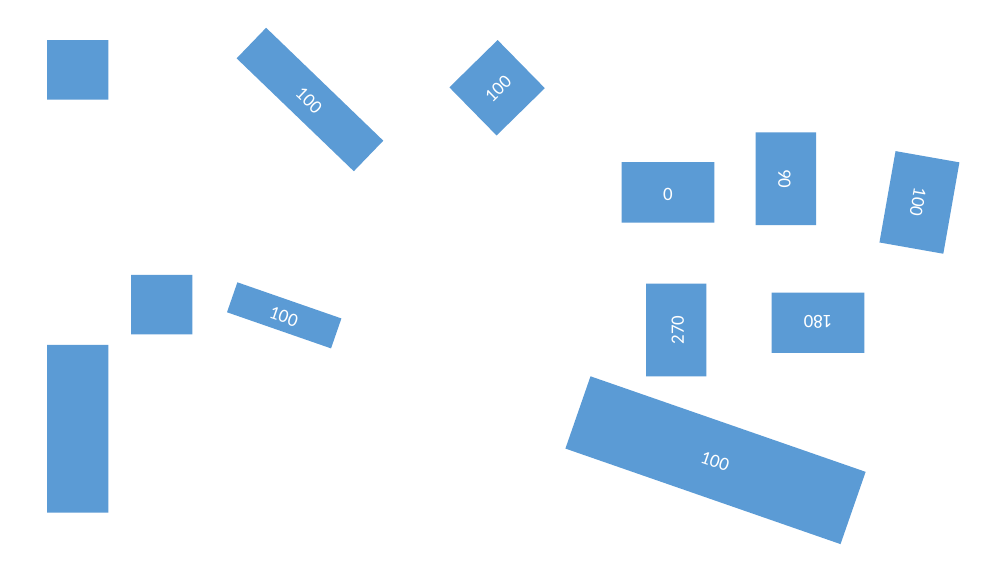
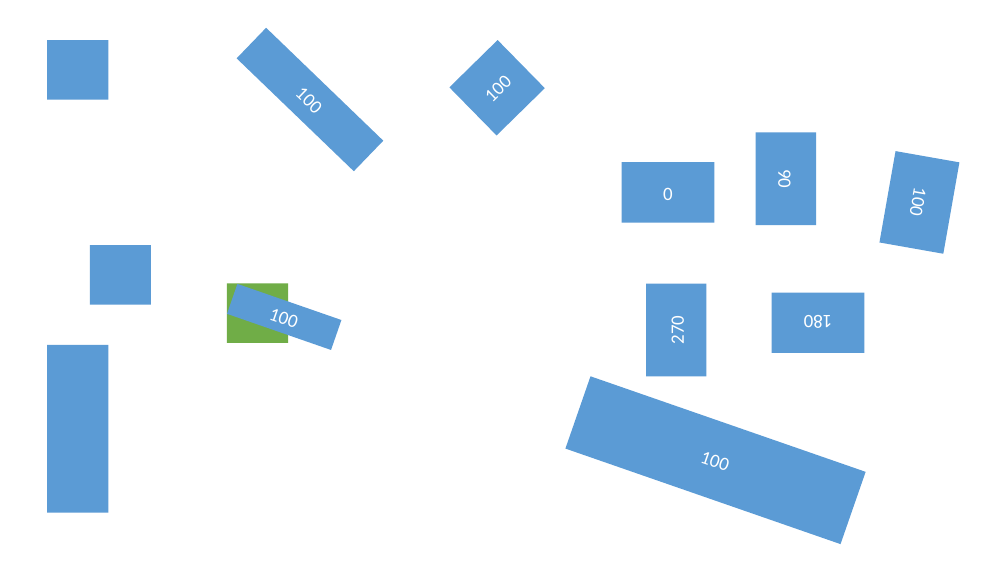
Before and after one commit to iappyx/Instrumenta, a slide deck: slide 2 of src/InstrumentaPowerpointToolbar.pptm. Drawn at 1008x567 pixels with LibreOffice and Linux fonts; fonts in the diff are those of the drawing. Boxes give left, top, right and bottom in pixels: in the first picture for what was removed or moved away, otherwise in the second. Text is boxed around its words. In the diff, an @@ line names an element or a change of style, - is before the commit and + after.

```diff
--- a/src/InstrumentaPowerpointToolbar.pptm
+++ b/src/InstrumentaPowerpointToolbar.pptm
@@ rectangle: place and size @@
-rectangle at bbox=[132, 275, 193, 335]
+rectangle at bbox=[90, 245, 151, 305]
@@ rectangle added at bbox=[227, 284, 288, 343], fill #70AD47 @@
```
Also in this commit, not shown: 1 other file.
